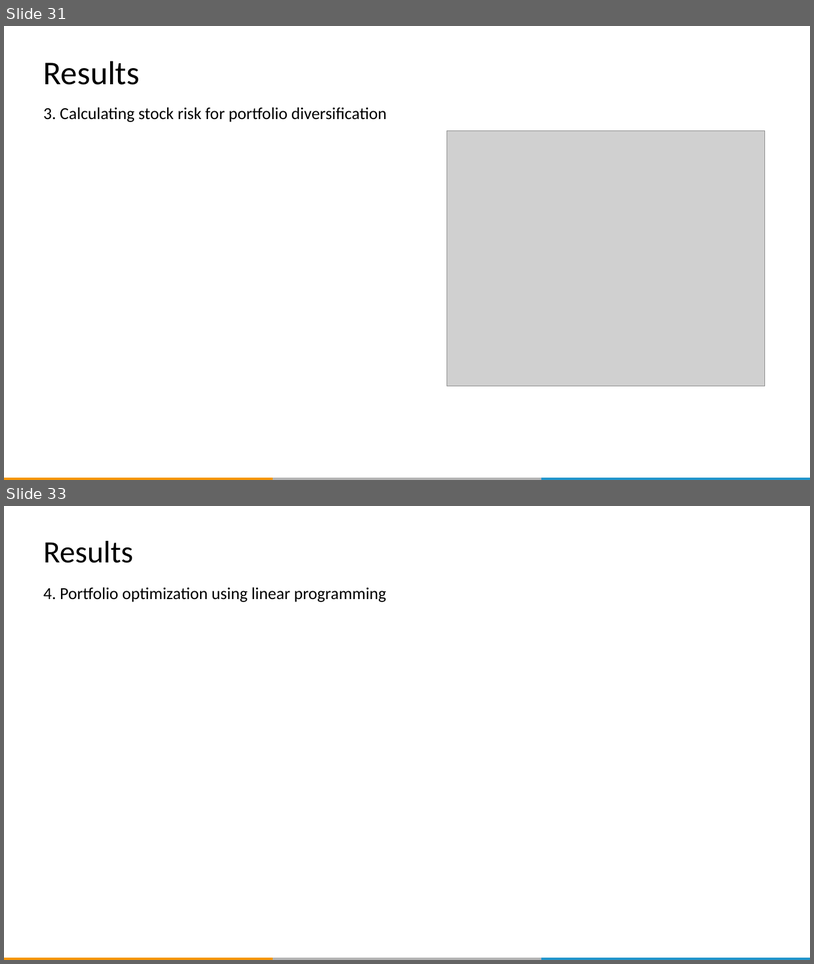
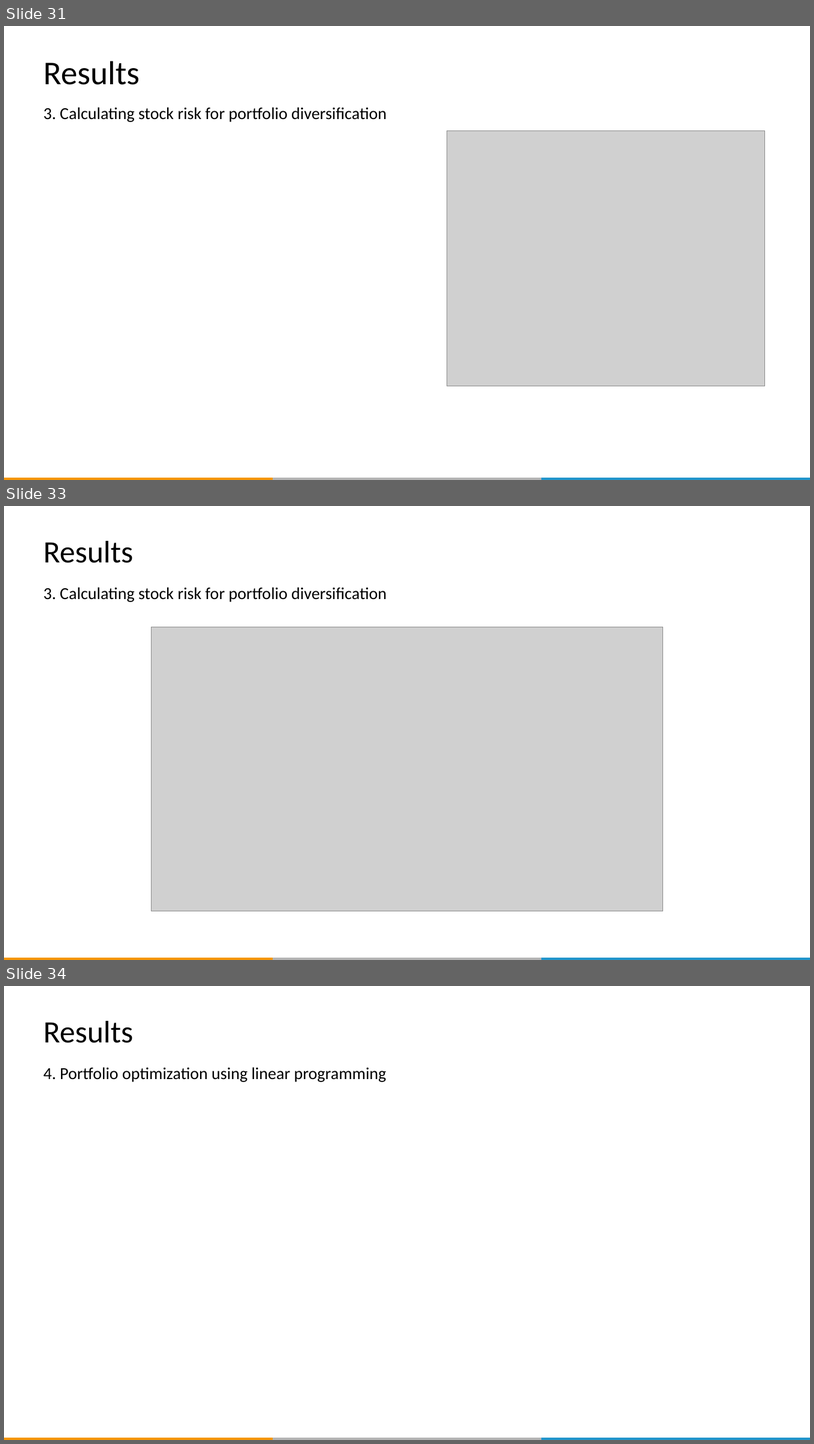
Before and after one commit to QUER01/FinanceModule, a slide deck: docs/dlw_conference_presentation.pptx. Shown one above the other, each under a label of ours: slides 31 and 33 before the commit, slides 31, 33 and 34 after it; the slides between them are not shown. The pictures are 814x964 and 814x1444 pixels, drawn with LibreOffice and Linux fonts; fonts in the diff are those of the drawing; grey boxes stand for pictures; background and template pictures are left out. Boxes give left, top, right and bottom in pixels: in the first picture for what was removed or moved away, otherwise in the second. Text is boxed around its words. In the diff, an @@ line names an element or a change of style, - is before the commit and + after.

```diff
--- a/docs/dlw_conference_presentation.pptx
+++ b/docs/dlw_conference_presentation.pptx
@@ slide 33 added at (4, 506, 810, 960), background #FFFFFF; not listed: 3 template elements that a slide beside it also shows @@
@@ title added at (44, 541, 134, 563), 37 pt, text #000000 @@
+Results
@@ subtitle added at (44, 587, 387, 602), 20 pt, text #000000 @@
+3. Calculating stock risk for portfolio diversification
@@ picture added at (152, 627, 663, 912) @@
@@ what was slide 33 is now slide 34 @@
```
Also in this commit, not shown: 1 slide changed, 1 other file.
